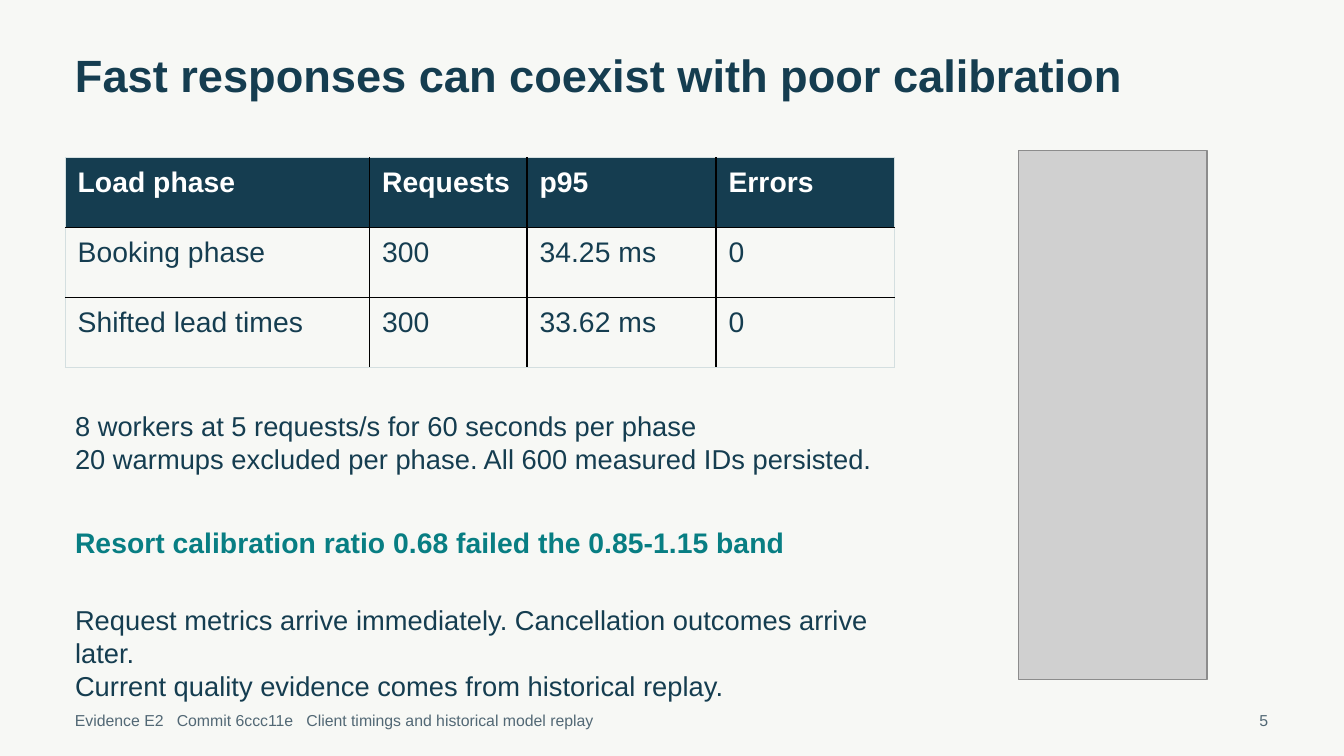
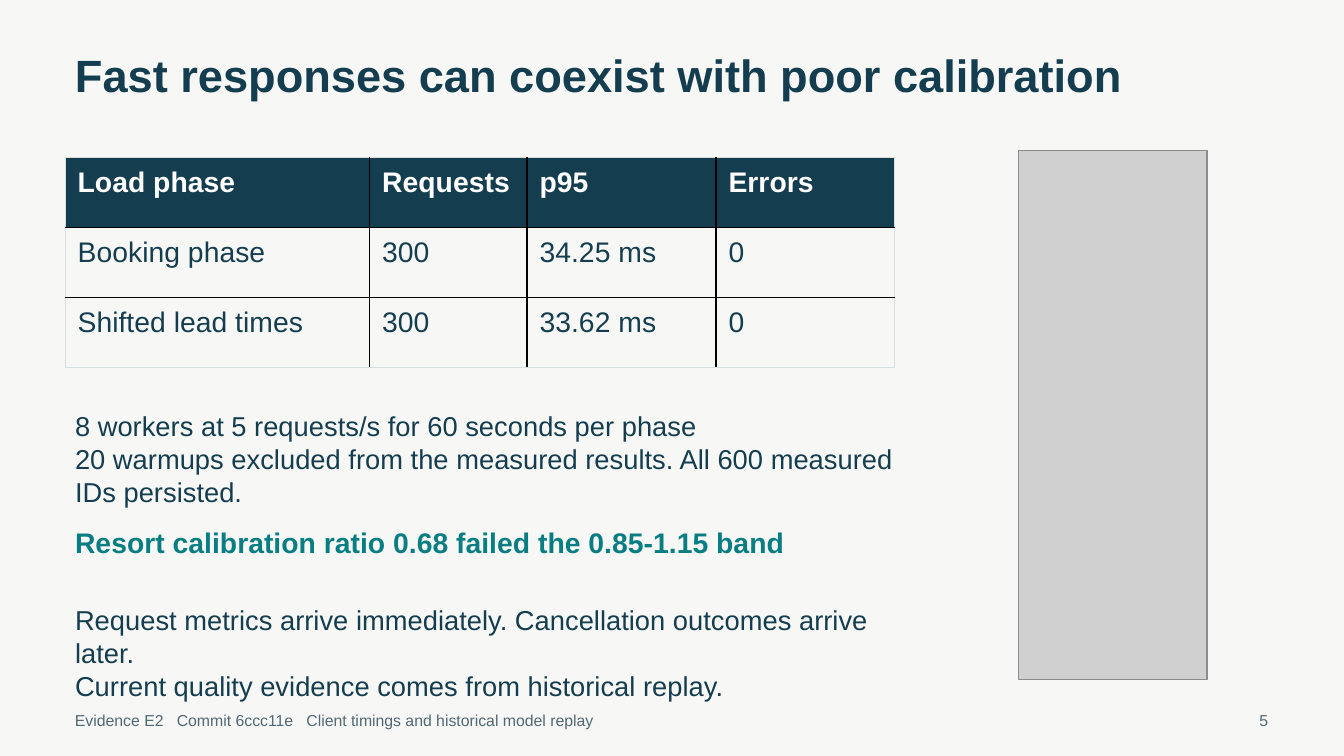
Before and after one commit to Lukecamill/hotel-cancellations, a slide deck: slide 5 of output/presentations/diary-entry-1-slides.pptx. Drawn at 1344x756 pixels with LibreOffice and Linux fonts; fonts in the diff are those of the drawing; grey boxes stand for pictures. Boxes give left, top, right and bottom in pixels: in the first picture for what was removed or moved away, otherwise in the second. Text is boxed around its words. In the diff, an @@ line names an element or a change of style, - is before the commit and + after.

```diff
--- a/output/presentations/diary-entry-1-slides.pptx
+++ b/output/presentations/diary-entry-1-slides.pptx
@@ text at <box>75,449,893,506</box>: text changed @@
-20 warmups excluded per phase. All 600 measured IDs persisted.
+20 warmups excluded from the measured results. All 600 measured IDs persisted.
```
Also in this commit, not shown: 14 other files.
